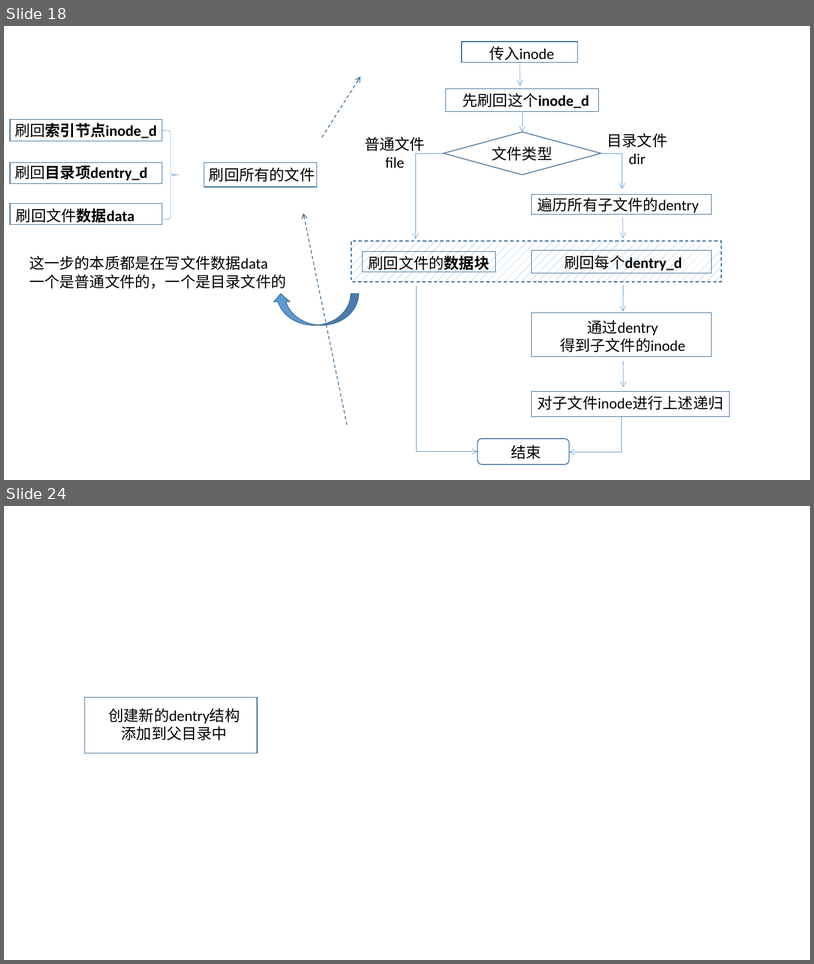
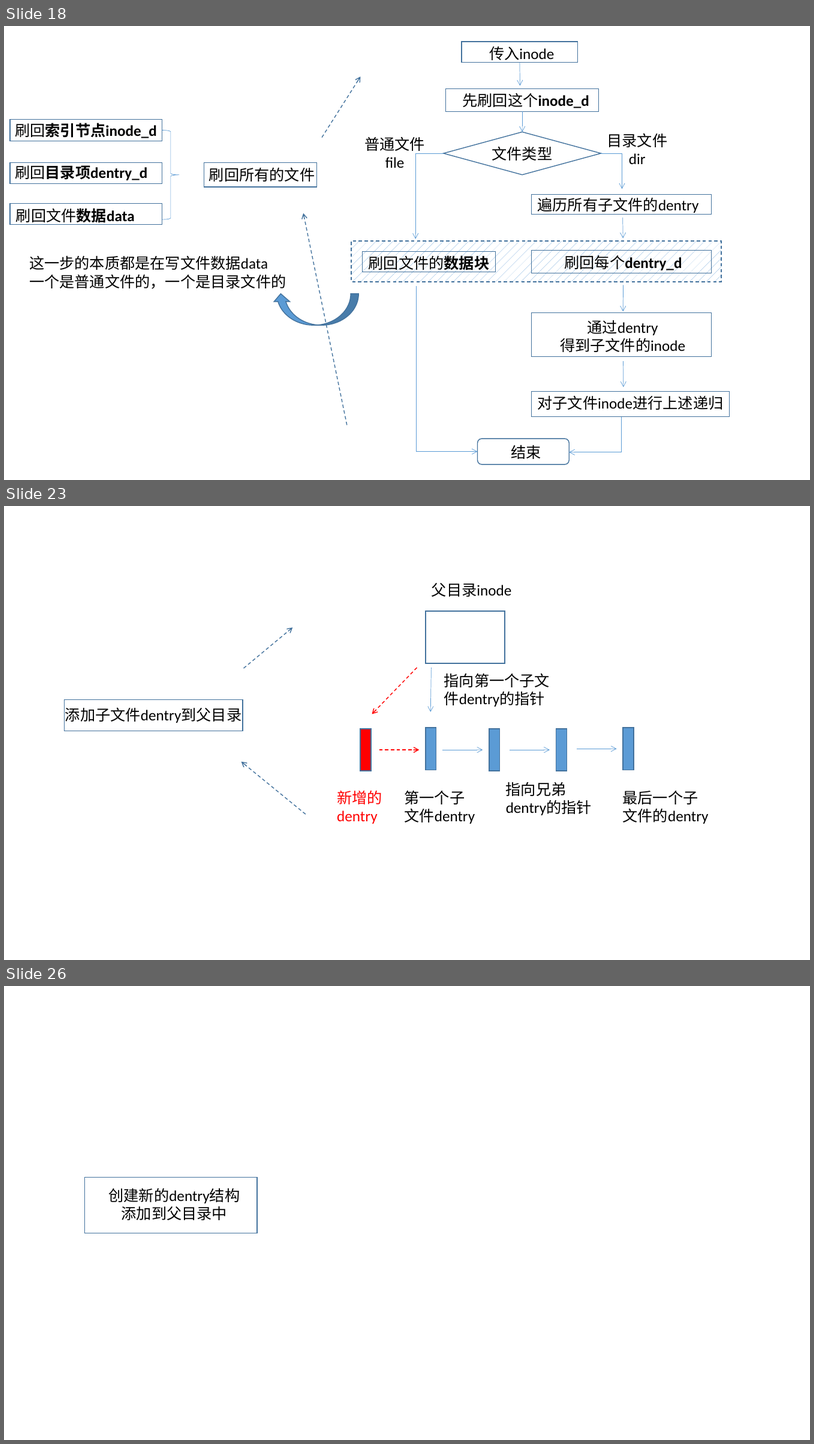
Before and after one commit to hitsz-cslab/os-labs, a slide deck: docs/lab5/图片.pptx. Shown one above the other, each under a label of ours: slides 18 and 24 before the commit, slides 18, 23 and 26 after it; the slides between them are not shown. The pictures are 814x964 and 814x1444 pixels, drawn with LibreOffice and Linux fonts; fonts in the diff are those of the drawing. Boxes give left, top, right and bottom in pixels: in the first picture for what was removed or moved away, otherwise in the second. Text is boxed around its words. In the diff, an @@ line names an element or a change of style, - is before the commit and + after.

Commit message:
lab5 part3 更新创建文件部分

```diff
--- a/docs/lab5/图片.pptx
+++ b/docs/lab5/图片.pptx
@@ slide 23 added at [4,506,810,960], background #FFFFFF @@
@@ text added at [432,583,512,597], 18 pt, text #000000 @@
+父目录inode
@@ rectangle added at [426,611,505,663], outline #43739E 1 pt @@
@@ arrow added from (243, 668) to (293, 628), #43739E 1 pt dashed @@
@@ arrow added from (417, 667) to (372, 714), #FF0000 1 pt dashed @@
@@ arrow added from (432, 667) to (431, 712), #5B9BD5 0.5 pt @@
@@ text added at [444,673,550,706], 18 pt, text #000000 @@
+指向第一个子文件dentry的指针
@@ rectangle added at [65,700,243,731], outline #43739E 1 pt @@
@@ text added at [65,707,242,723], 18 pt, text #000000 @@
+添加子文件dentry到父目录
@@ rectangle added at [360,729,371,771], fill #FF0000, outline #43739E 1 pt @@
@@ rectangle added at [426,727,437,770], fill #5B9BD5, outline #43739E 1 pt @@
@@ rectangle added at [490,729,501,771], fill #5B9BD5, outline #43739E 1 pt @@
@@ rectangle added at [557,729,567,771], fill #5B9BD5, outline #43739E 1 pt @@
@@ rectangle added at [623,727,635,770], fill #5B9BD5, outline #43739E 1 pt @@
@@ arrow added from (380, 750) to (420, 750), #FF0000 1 pt dashed @@
@@ arrow added from (443, 750) to (483, 750), #5B9BD5 0.5 pt @@
@@ arrow added from (510, 750) to (550, 750), #5B9BD5 0.5 pt @@
@@ arrow added from (577, 748) to (617, 748), #5B9BD5 0.5 pt @@
@@ arrow added from (306, 814) to (241, 761), #43739E 1 pt dashed @@
@@ text added at [337,790,383,823], 18 pt, text #FF0000 @@
+新增的dentry
@@ text added at [404,790,475,823], 18 pt, text #000000 @@
+第一个子文件dentry
@@ text added at [506,781,592,815], 18 pt, text #000000 @@
+指向兄弟dentry的指针
@@ text added at [623,790,708,823], 18 pt, text #000000 @@
+最后一个子文件的dentry
@@ what was slide 24 is now slide 26 @@
```
Also in this commit, not shown: 5 slides changed, 1 other slide added, 8 other files.
